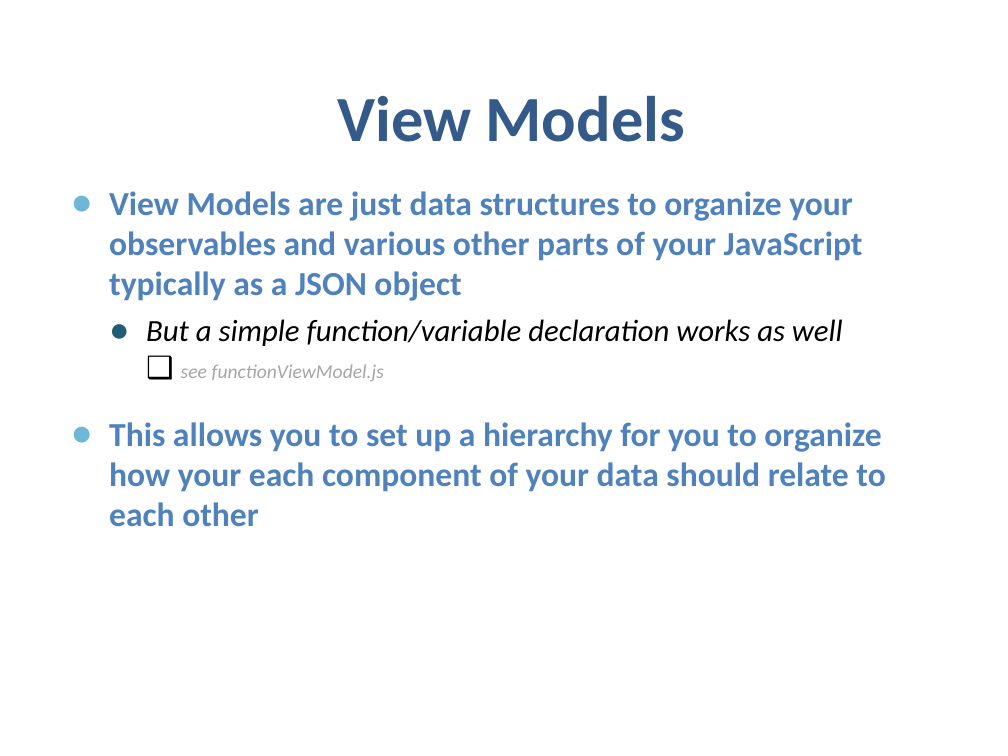
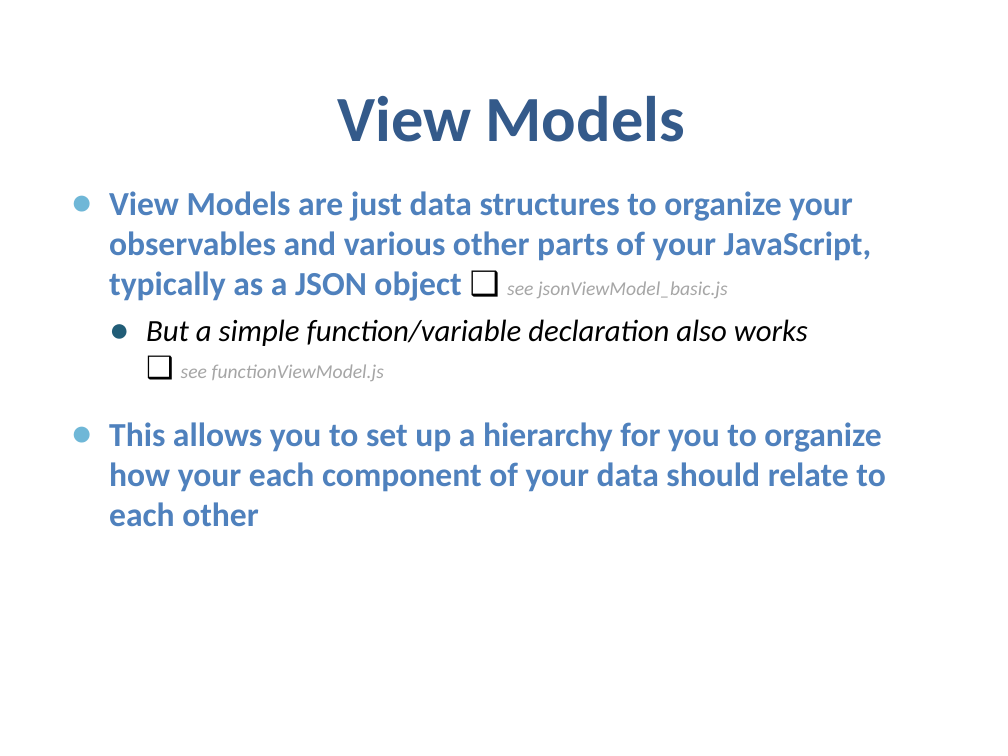
Before and after one commit to samnau/knockout-templating, a slide deck: slide 7 of Knockout Templating - slides.pptx (slide 4 before the commit). Drawn at 1008x756 pixels with LibreOffice and Linux fonts; fonts in the diff are those of the drawing; background and template pictures are left out. Boxes give left, top, right and bottom in pixels: in the first picture for what was removed or moved away, otherwise in the second. Text is boxed around its words. In the diff, an @@ line names an element or a change of style, - is before the commit and + after.

Commit message:
Minor change to the slides

```diff
--- a/Knockout Templating - slides.pptx
+++ b/Knockout Templating - slides.pptx
@@ text at (109, 191, 871, 381): text changed @@
-● View Models are just data structures to organize your observables and various other parts of your JavaScript typically as a JSON object
-  ● But a simple function/variable declaration works as well
-    ❑ see functionViewModel.js
+● View Models are just data structures to organize your observables and various other parts of your JavaScript, typically as a JSON object ❑ see jsonViewModel_basic.js
+  ● But a simple function/variable declaration also works
+    ❑ see functionViewModel.js
```
Also in this commit, not shown: 2 other slides changed, 4 slides added, 1 slide removed.
